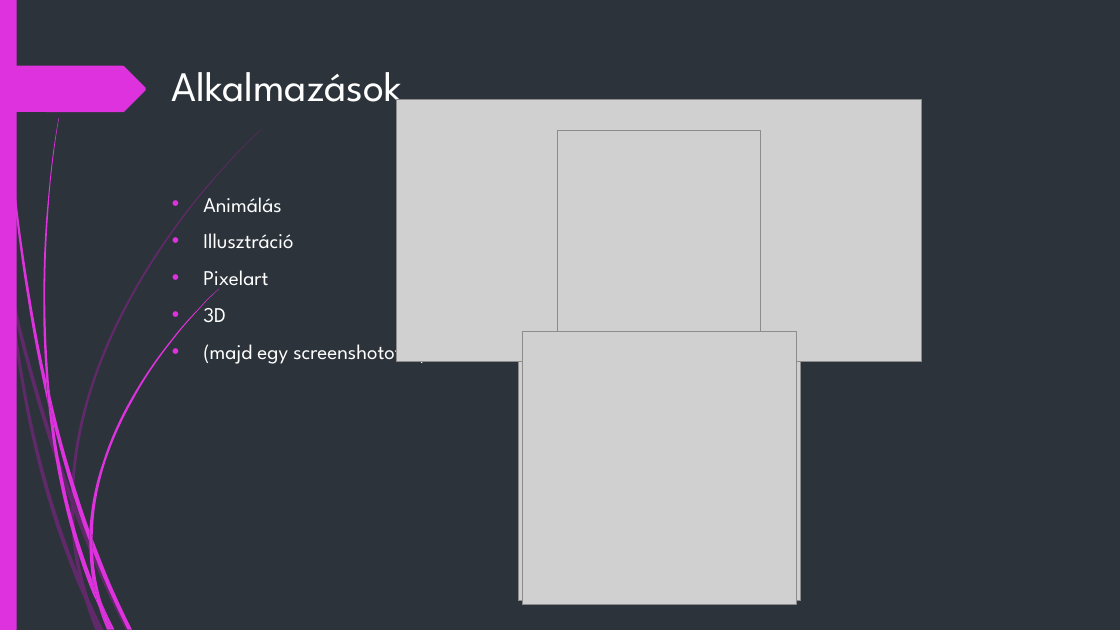
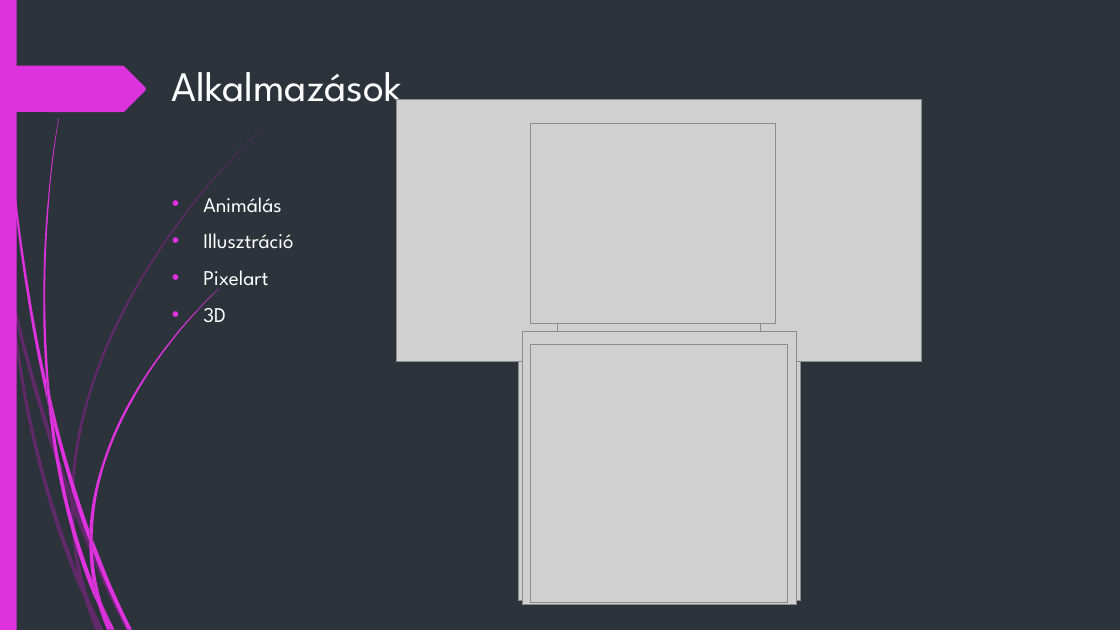
Before and after one commit to AcsBeni/AcsBenjamindigitalisrajz, a slide deck: slide 6 of ÁcsBenjámin.pptx (slide 4 before the commit). Drawn at 1120x630 pixels with LibreOffice and Linux fonts; fonts in the diff are those of the drawing; grey boxes stand for pictures. Boxes give left, top, right and bottom in pixels: in the first picture for what was removed or moved away, otherwise in the second. Text is boxed around its words. In the diff, an @@ line names an element or a change of style, - is before the commit and + after.

```diff
--- a/ÁcsBenjámin.pptx
+++ b/ÁcsBenjámin.pptx
@@ picture added at [531,124,776,323] @@
@@ text at [203,338,426,365]: paragraph removed @@
-• (majd egy screenshotot is)
@@ picture added at [531,345,788,602] @@
```
Also in this commit, not shown: 2 other slides changed, 1 slide added.
